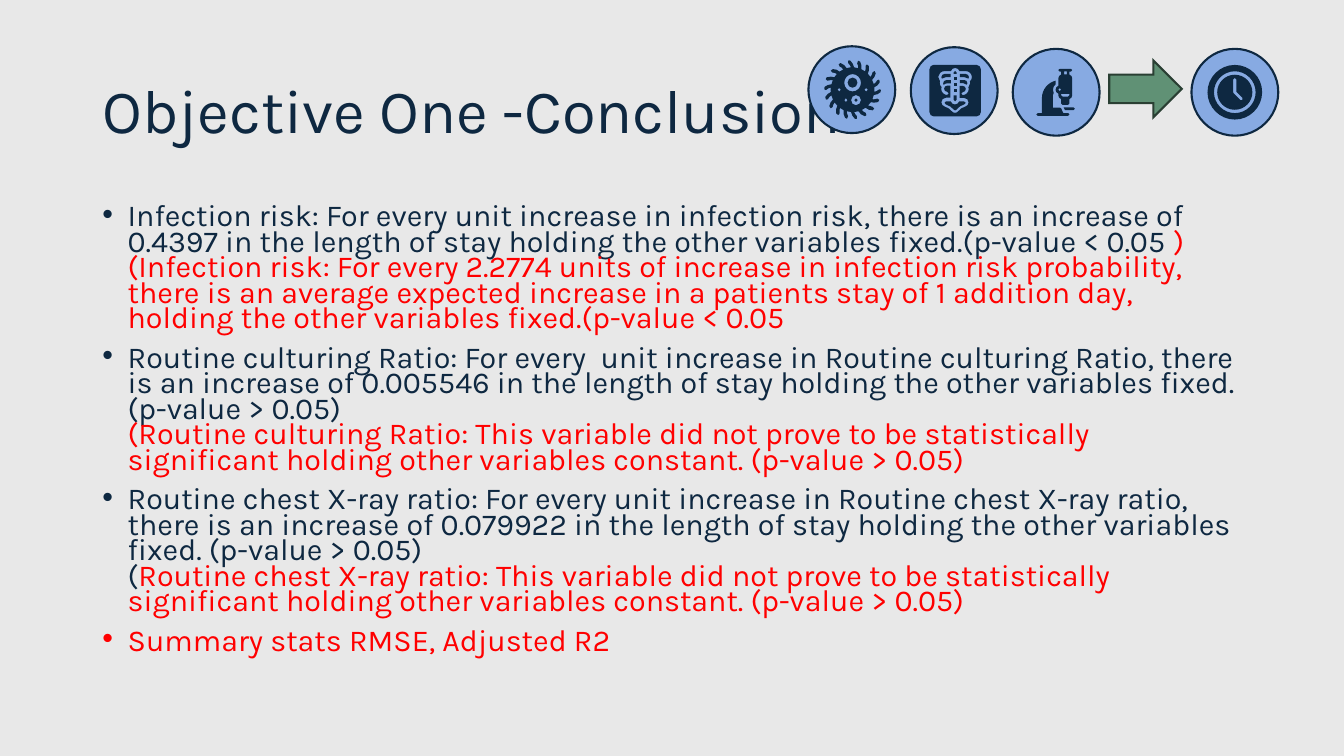
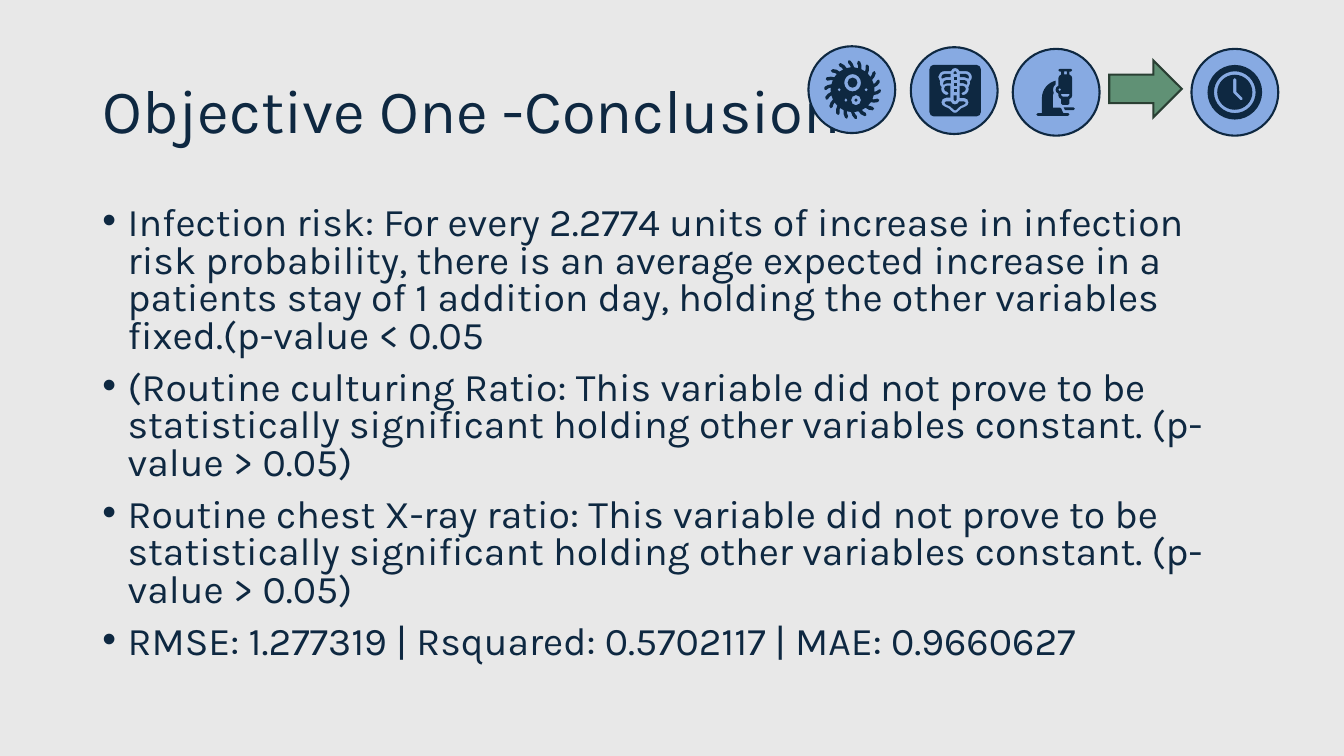
Before and after one commit to Payday4/Hospitalization_stays, a slide deck: slide 15 of medical data WIP.pptx (slide 14 before the commit). Drawn at 1344x756 pixels with LibreOffice and Linux fonts; fonts in the diff are those of the drawing. Boxes give left, top, right and bottom in pixels: in the first picture for what was removed or moved away, otherwise in the second. Text is boxed around its words. In the diff, an @@ line names an element or a change of style, - is before the commit and + after.

```diff
--- a/medical data WIP.pptx
+++ b/medical data WIP.pptx
@@ text at (128, 209, 1202, 665): text changed; size 21.7 to 28 pt @@
-• Infection risk: For every unit increase in infection risk, there is an increase of 0.4397 in the length of stay holding the other variables fixed.(p-value < 0.05 )(Infection risk: For every 2.2774 units of increase in infection risk probability, there is an average expected increase in a patients stay of 1 addition day, holding the other variables fixed.(p-value < 0.05
-• Routine culturing Ratio: For every unit increase in Routine culturing Ratio, there is an increase of 0.005546 in the length of stay holding the other variables fixed. (p-value > 0.05)
-  (Routine culturing Ratio: This variable did not prove to be statistically significant holding other variables constant. (p-value > 0.05)
-• Routine chest X-ray ratio: For every unit increase in Routine chest X-ray ratio, there is an increase of 0.079922 in the length of stay holding the other variables fixed. (p-value > 0.05)
-  (Routine chest X-ray ratio: This variable did not prove to be statistically significant holding other variables constant. (p-value > 0.05)
-• Summary stats RMSE, Adjusted R2
+• Infection risk: For every 2.2774 units of increase in infection risk probability, there is an average expected increase in a patients stay of 1 addition day, holding the other variables fixed.(p-value < 0.05
+• (Routine culturing Ratio: This variable did not prove to be statistically significant holding other variables constant. (p-value > 0.05)
+• Routine chest X-ray ratio: This variable did not prove to be statistically significant holding other variables constant. (p-value > 0.05)
+• RMSE: 1.277319 | Rsquared: 0.5702117 | MAE: 0.9660627
```
Also in this commit, not shown: 4 other slides changed, 1 slide added, 15 slides removed.
